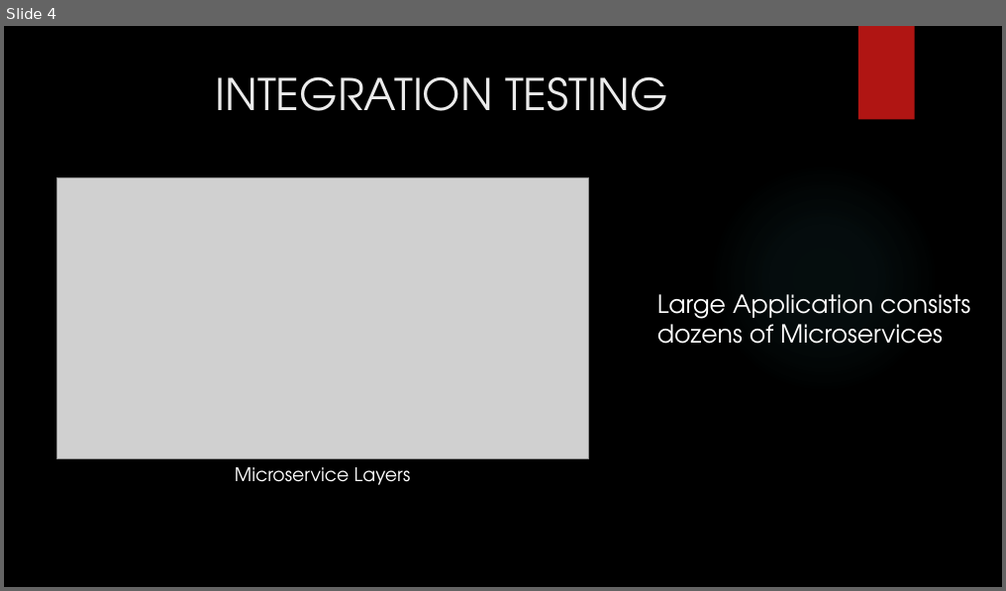
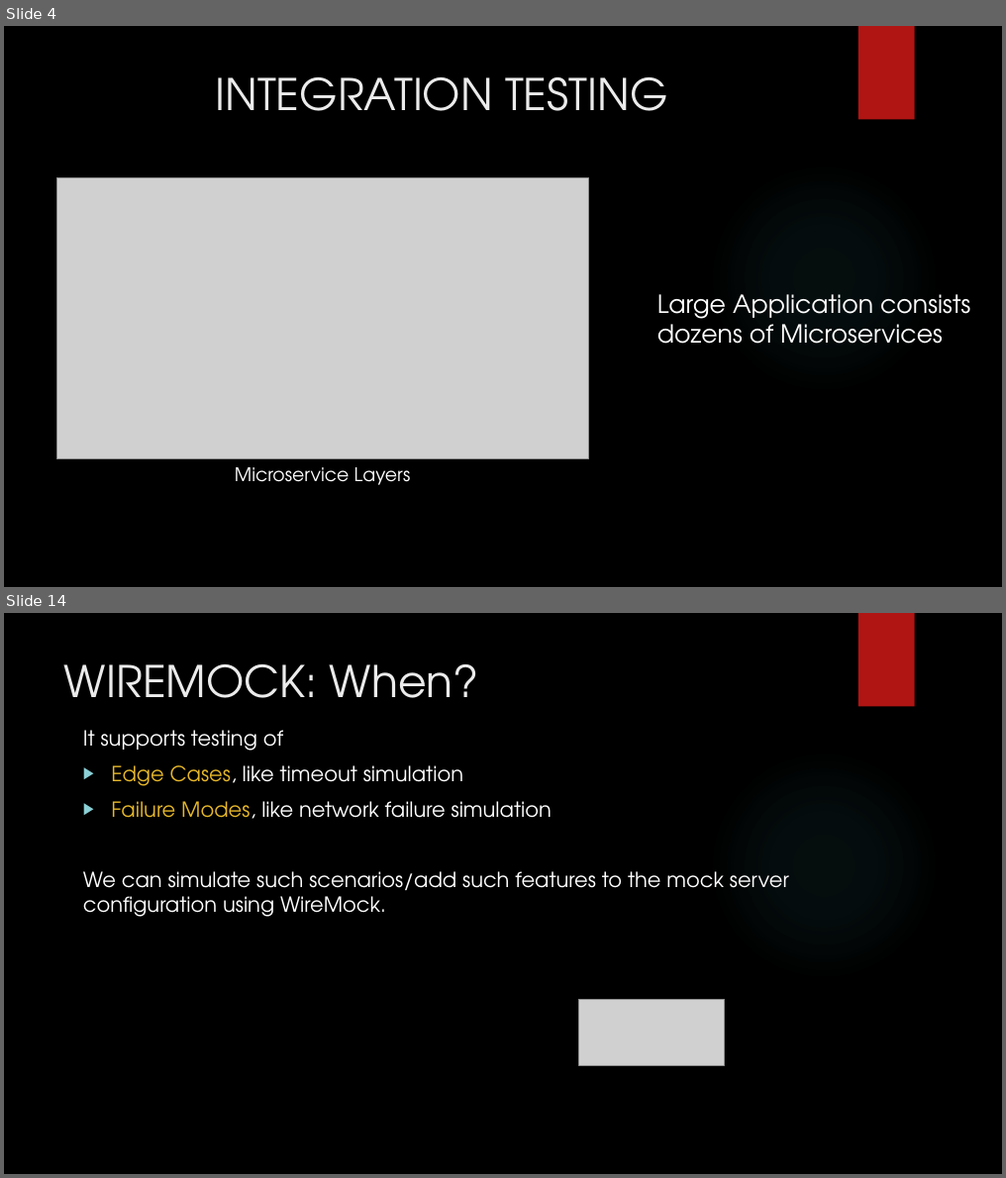
Before and after one commit to SubhajitSaha7/Angular, a slide deck: WireMock_DFSSubhajitSaha.pptx. Shown one above the other, each under a label of ours: slide 4 before the commit, slides 4 and 14 after it; the slides between them are not shown. The pictures are 1006x591 and 1006x1178 pixels, drawn with LibreOffice and Linux fonts; fonts in the diff are those of the drawing; grey boxes stand for pictures; background and template pictures are left out. Boxes give left, top, right and bottom in pixels: in the first picture for what was removed or moved away, otherwise in the second. Text is boxed around its words. In the diff, an @@ line names an element or a change of style, - is before the commit and + after.

```diff
--- a/WireMock_DFSSubhajitSaha.pptx
+++ b/WireMock_DFSSubhajitSaha.pptx
@@ slide 14 added at <box>4,613,1002,1174</box>, background picture (left out); not listed: 2 template elements that a slide beside it also shows @@
@@ title added at <box>64,664,479,698</box>, 42 pt, text #EBEBEB @@
+WIREMOCK: When?
@@ text added at <box>83,730,789,917</box>, 20 pt, text #FFFFFF @@
+It supports testing of
+▶ Edge Cases, like timeout simulation
+▶ Failure Modes, like network failure simulation
+We can simulate such scenarios/add such features to the mock server configuration using WireMock.
@@ picture added at <box>579,999,724,1065</box> @@
```
Also in this commit, not shown: 14 other slides added, 1 slide removed.
